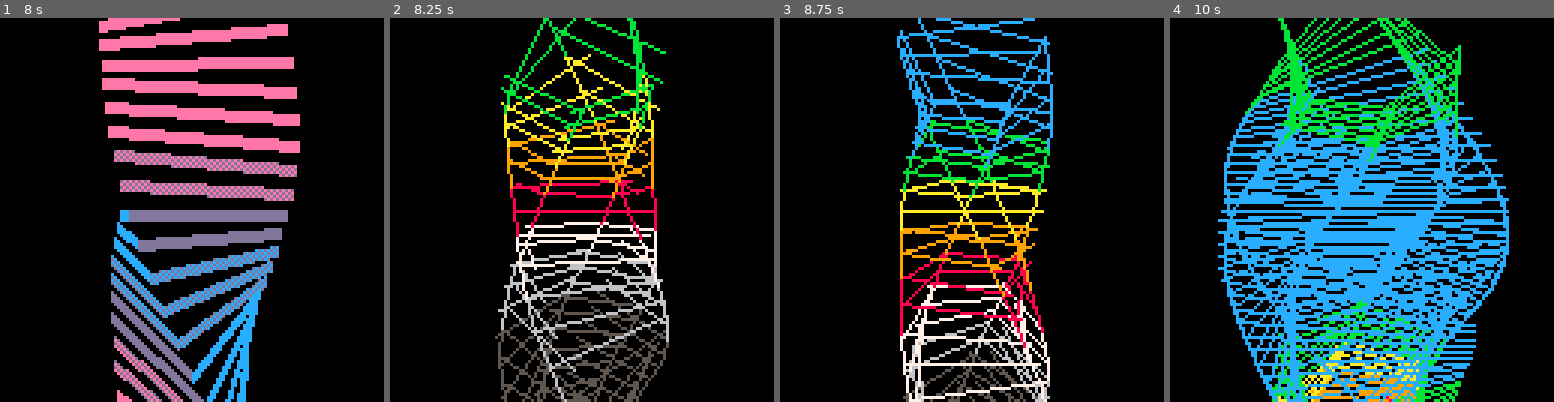
Above: before the commit, frames 1-4 (left to right).
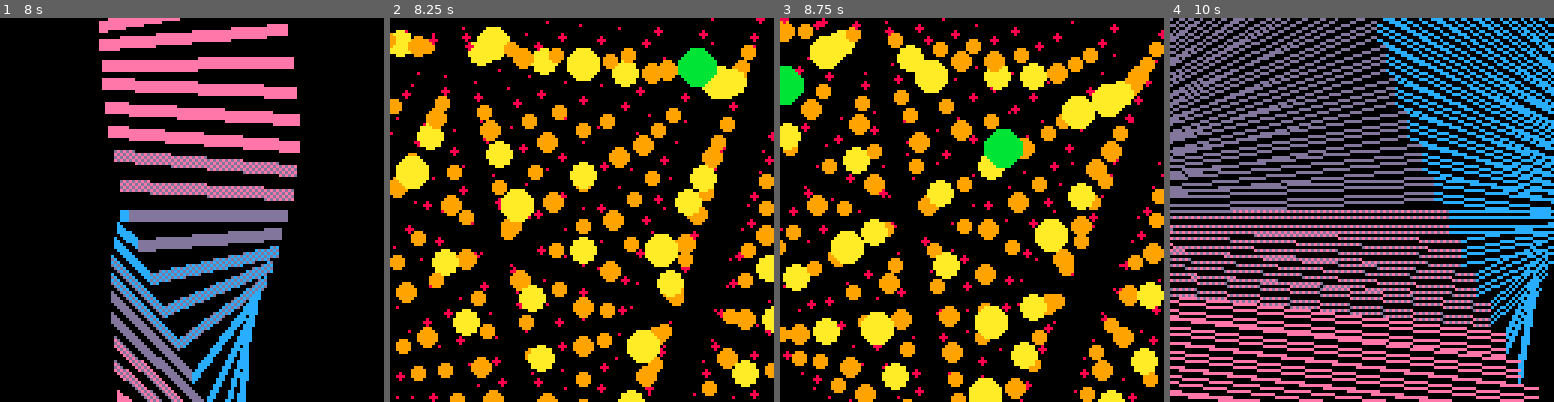
Above: after the commit, the same moments.

Repository: JordiRos/picovj
Game: PICO-8 cartridge picovj.p8
Same seed, same stepped clock (60 frames per second), same inputs: the game is played once before the commit and once after it.
Inputs:
- Up to frame 1 (8 s): tap X (X key) at 0.33, 1.07, 1.85, 2.97, 4.08, 5.2, 6.32, 7.43 s; tap O (Z key) at 0.7, 1.7, 2.1, 2.5, 2.9, 3.3, 3.7, 4.1, 4.5, 4.9, 5.3, 5.7, 6.1, 6.5, 6.9, 7.3, 7.7 s; hold Right 1.6-2.1 s; hold Up 2.15-2.42 s; hold Right 2.47-3.03 s; hold Left 3.08-3.58 s; hold Down 3.63-3.97 s; hold Right 4.02-4.68 s; hold Up 4.73-5.03 s; hold Left 5.08-5.68 s; hold Down 5.73-6.03 s; hold Right 6.08-6.58 s; hold Right 6.63-7.13 s; hold Up 7.18-7.45 s; hold Right from 7.5 s (still down)
- Up to frame 2 (8.25 s): release Right at 8.07 s; tap O (Z key) at 8.1 s; hold Left from 8.12 s (still down)
- Up to frame 3 (8.75 s): tap O (Z key) at 8.5 s; tap X (X key) at 8.55 s; release Left at 8.62 s; hold Down from 8.67 s (still down)
- Up to frame 4 (10 s): tap O (Z key) at 8.9, 9.3, 9.7 s; release Down at 9 s; hold Right 9.05-9.72 s; tap X (X key) at 9.67 s; hold Up from 9.77 s (still down)

Frame 1 is identical in both runs. In frame 2, 37% of the frame differs, in the area x 0-100%, y 0-100%; in frame 3, 39%; in frame 4, 64%.

Commit message:
More scenes and fixes
Rings, cube 3d and cubeinside
Fixed scroller

Diff:
--- a/picovj.p8
+++ b/picovj.p8
@@ -13,13 +13,15 @@
 vj_fxflash=0
 
 function vj_load()
- -- all scenes
  vj_loops[0]=vj_menu
  vj_loops[1]=twistdither
  vj_loops[2]=plasma
  vj_loops[3]=octopus
  vj_loops[4]=scroller
  vj_loops[5]=twistwire
+ vj_loops[6]=rings
+ vj_loops[7]=cube3d
+ vj_loops[8]=cubeinside
 end
 
 function _update60()
@@ -70,6 +72,7 @@
  vj_beatnum=flr(vj_beattime)%4
  vj_beatnum2=flr(vj_beatnum/2)
  vj_beat=1-mid(0,((vj_time-vj_bpmstart)%vj_beatlen)*3,1)
+ vj_beat2=(vj_beatnum==0 or vj_beatnum==2) and vj_beat or 0
  vj_beatflash=0
  if vj_fxflash==1 then
   vj_beatflash=(vj_beatnum==0) and vj_beat or 0
@@ -174,7 +177,6 @@
 td_segment(y,x)
 end end
 
--->8
 -- plasma effect
 -- @jordi_ros
 function plasma()
@@ -199,7 +201,6 @@
 info()
 end
 
--->8
 -- octopus
 -- @jordi_ros
 function octopus()
@@ -218,16 +219,16 @@
 n,m=x,y
 end end end
 
--->8
 -- text scroller
 -- @jordi_ros
 function scroller()
 cls()
 text="picovj scroller"
-v=128*(vj_time%5)
+v=128*(vj_time%(#text/2.5))
 ?text,0,0,1
-for k=0,#text*40 do
-i=k%5j=flr(k/5)
+for k=0,#text*24 do
+i=k%5
+j=flr(k/5)
 p=vj_beatflash*5
 x=j*9+128-v
 y=i*9+25+9*sin(x/128)
@@ -238,13 +239,12 @@
  circfill(x,y,r,c+1)
  ?"☉",x-3,y-2,c
 end
-x=-vj_time*64+k*9
+x=-(vj_time%10)*64+k*9
 y=82+i*(5+i)
 line(0,y,128,y,c)
 line(x,82,(x-64)*4+64,128,1)
 end end
 
--->8
 -- wireframe twist
 -- @jordi_ros
 function tw_segment(u,j)
@@ -267,6 +267,72 @@
 e,r=tw_segment(k,j-.2)
 line(g,h,e,r,c)
 end end end
+
+-- rings
+-- @jordi_ros
+function rings()
+for i=0,700 do
+v=i*0+vj_time*.5*(vj_fxrage+1)
+a=rnd(360)
+r=rnd(64)
+x=sin(a)*r
+y=-cos(a)*r
+r=sqrt(x^2+y^2)/lerp(lerp(16,32,vj_beat2),2,vj_beatflash)
+k=r*2+vj_beatflash^2*2
+c=vj_fxrage<.5 and cpal[4] or cpal[vj_beatnum2+5]
+circfill(
+(x+sin(v*.6)*20)*1.5+64,
+(y+sin(v*.5)*20)*1.5+64,r/4+1,c[flr(k+1)])
+end end
+
+-- cube 3d
+function c3d_point(x,y,z)
+n,m=cos(v/6),sin(v/6)
+x,z=x*n-z*m,x*m+z*n
+n,m=cos(x/50+v/6),sin(y/50+v/8+vj_fxrage*x/30)
+y,z=y*n-z*m,y*m+z*n
+r=vj_beatflash
+w=(70-r*80)/(z-13)
+x=x*w+64
+y=y*w+64
+q=z*.4+(vj_fxrage<.5 and 8 or 8+vj_beatnum2*4)
+if (pget(x,y)<q) circfill(x,y,z*.5,q)
+end
+
+function cube3d()
+cls()
+v=vj_beattime2*(vj_fxrage+1)+(vj_fxrage<.25 and 0 or vj_beatnum2)
+for j=-5,5 do
+for i=-5,5 do
+for k=-5,5 do
+c3d_point(i,j,k)end end end
+end
+
+-- cube inside
+-- @jordi_ros
+function ci_point(x,y,z)
+a=v/7
+x,z=x*cos(a)-z*sin(a),x*sin(a)+z*cos(a)
+a=v/5
+z,y=z*cos(a)-y*sin(a),z*sin(a)+y*cos(a)
+r=vj_beatflash
+w=(110-r*20)/(z-9-r*8)
+x=x*w+64
+y=y*w+64
+q=z*.4+(vj_fxrage<.5 and 8 or 5+vj_beatnum*2.5)
+if (pget(x,y)<q) circfill(x,y,z*.8,q)
+end
+
+function cubeinside()
+cls()
+v=vj_beattime4*(vj_fxrage/2+1)+(vj_fxrage<.25 and 0 or vj_beatnum2)
+for j=-5,5 do
+for i=-5,5 do
+for k=-5,5 do
+ ci_point(i,j+cos(v+k/20),k)
+end end end
+end
+
 
 __gfx__
 00000000000000000000000000000000000000000000000000000000000000000000000000000000000000000000000000000000000000000000000000000000
